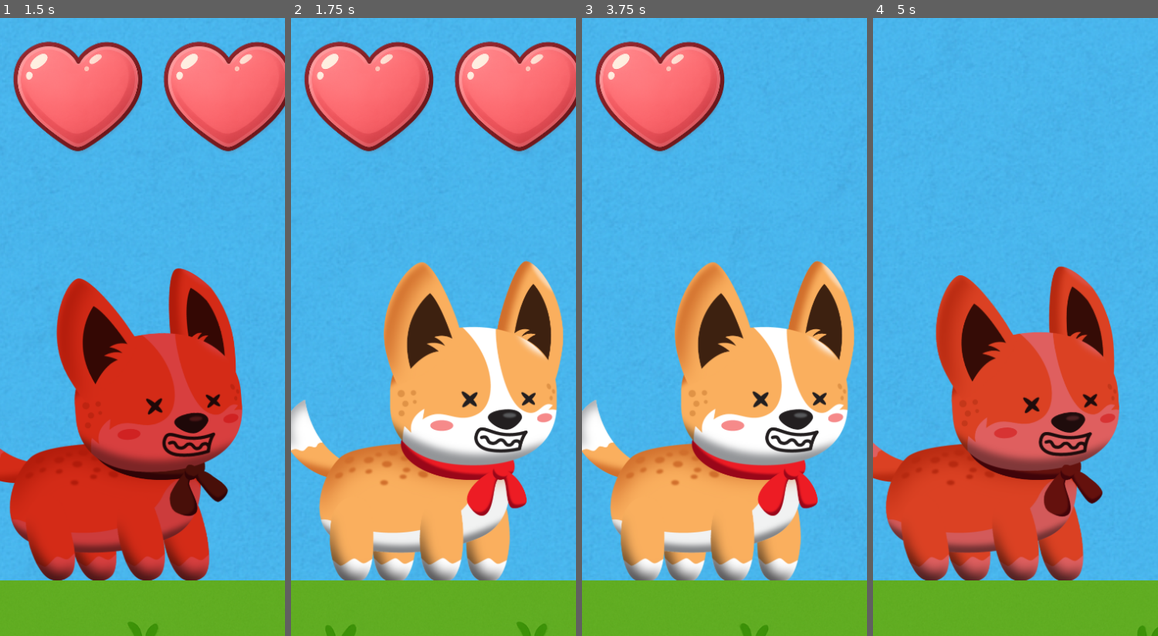
Above: before the commit, frames 1-4 (left to right).
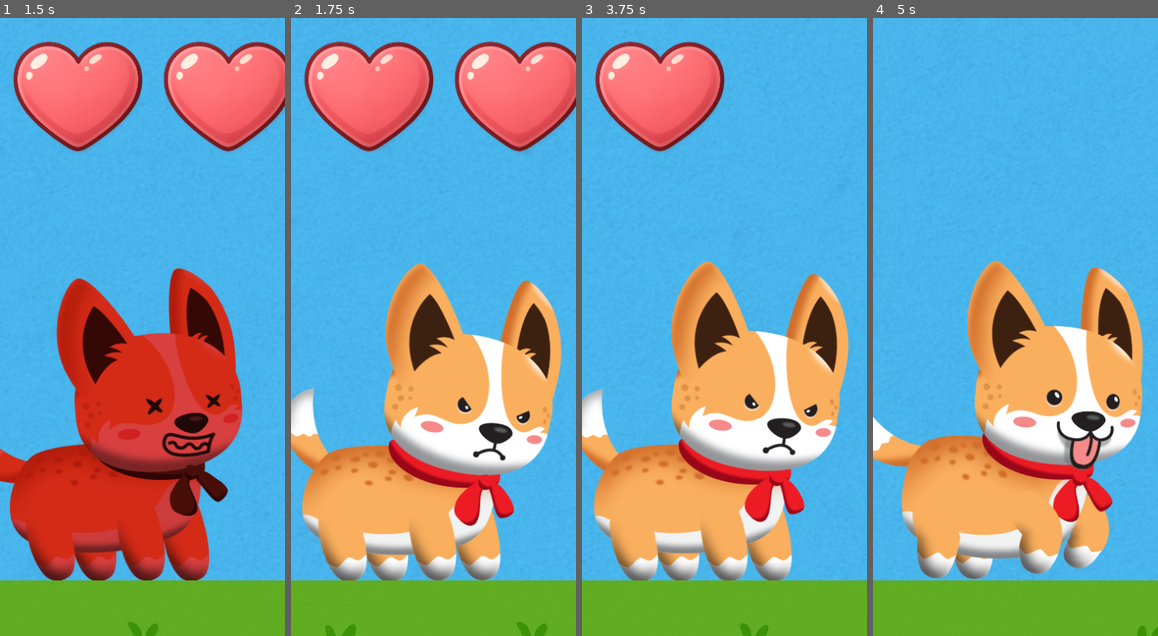
Above: after the commit, the same moments.

Repository: codyromano/chonki
Game: Godot game, scene res://scenes/level1.tscn
Same seed, same stepped clock (60 frames per second), same inputs: the game is played once before the commit and once after it. Sound files missing from this copy of the repository are replaced by a short silence.
Inputs:
- Up to frame 1 (1.5 s): hold Right (ui_right) from 0.53 s (still down); tap D (push) at 0.6 s; tap Up (ui_up) at 0.77, 1.07 s; tap S (ram) at 0.8, 1.35 s
- Up to frame 2 (1.75 s): keep holding Right (ui_right); tap Up (ui_up) at 1.52 s; tap D (push) at 1.55 s
- Up to frame 3 (3.75 s): tap Up (ui_up) at 1.82, 3.02, 3.32 s; release Right (ui_right) at 2.03 s; hold Left (ui_left) 2.03-2.78 s; tap D (push) at 2.1, 3.05, 3.6 s; tap S (ram) at 2.3, 2.85 s; hold Right (ui_right) from 2.78 s (still down)
- Up to frame 4 (5 s): tap Up (ui_up) at 3.77, 4.07, 4.52, 4.82 s; tap S (ram) at 3.8, 4.35 s; release Right (ui_right) at 4.28 s; hold Left (ui_left) from 4.28 s (still down); tap D (push) at 4.55 s

Frame 1 is identical in both runs. In frame 2, 14% of the frame differs, in the area x 0-96%, y 39-91%; in frame 3, 14%; in frame 4, 34%, in the area x 0-95%, y 39-91%.

Commit message:
allow attack while jumping

Diff:
--- a/scenes/chonki.gd
+++ b/scenes/chonki.gd
@@ -109,34 +109,53 @@
 	if body.is_on_floor():
 		player.play()
 
+func get_attack_sprite():
+	if sprite.animation in ["ram", "push"] && sprite.is_playing():
+		return sprite.animation
+
+	if Input.is_action_just_pressed("push"):
+		return "push"
+	elif Input.is_action_just_pressed("ram"):
+		return "ram"
+
+	return null
+
+
 func update_sprite() -> void:
+	var attack_sprite = get_attack_sprite()
+	if attack_sprite != null:
+		sprite.play(attack_sprite)
+		return
+
 	var current_time: int = Time.get_unix_time_from_system()
 	if hit_time != null && current_time - hit_time >= HIT_RECOVERY_TIME && sprite.animation == "ouch":
 		sprite.play("idle")
+		print("idle.1")
 
 	var is_taking_action: bool = false
 	var current_animation = sprite.animation
-	if current_animation in ["ram", "push", "ouch"] and sprite.is_playing():
+
+
+	if current_animation == "ouch" and sprite.is_playing():
 		return
-	if Input.is_action_just_pressed("push"):
-		sprite.play("push")
-		is_taking_action = true
-	elif Input.is_action_just_pressed("ram"):
-		sprite.play("ram")
-		is_taking_action = true
 	elif velocity.x != 0:
 		sprite.play("run")
 		if not run_sound.playing:
 			run_sound.play()
 		is_taking_action = true
-	if not body.is_on_floor():
+
+	if not body.is_on_floor() &&  attack_sprite == null:
 		sprite.play("jump")
 		run_sound.stop()
+
 	if Input.is_action_just_pressed("ui_left"):
 		sprite.flip_h = true
+		is_taking_action = true
 	elif Input.is_action_just_pressed("ui_right"):
+		is_taking_action = true
 		sprite.flip_h = false
 	var secs_since_action = Time.get_unix_time_from_system() - last_action_time
+
 	if is_taking_action:
 		last_action_time = Time.get_unix_time_from_system()
 	elif secs_since_action >= 15:
